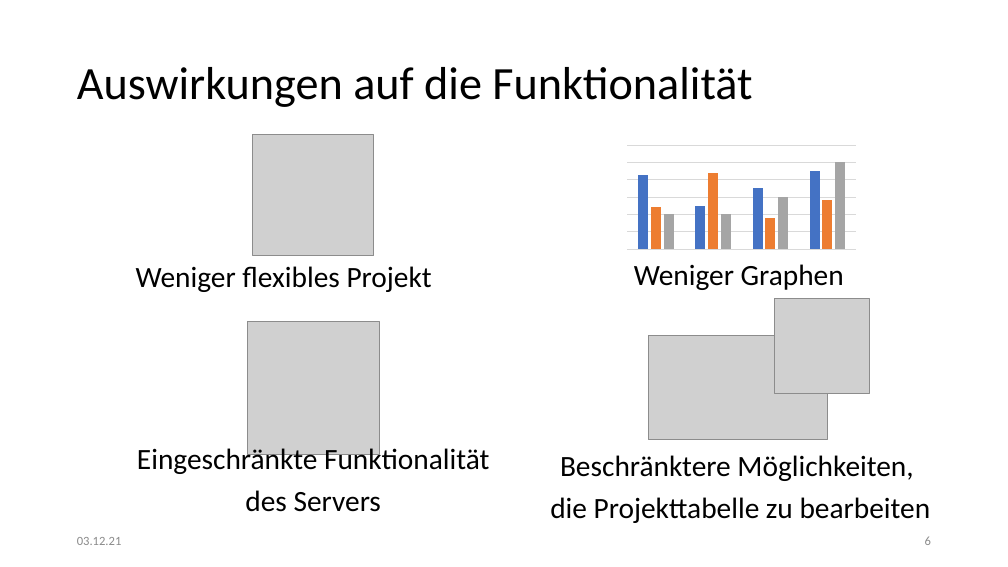
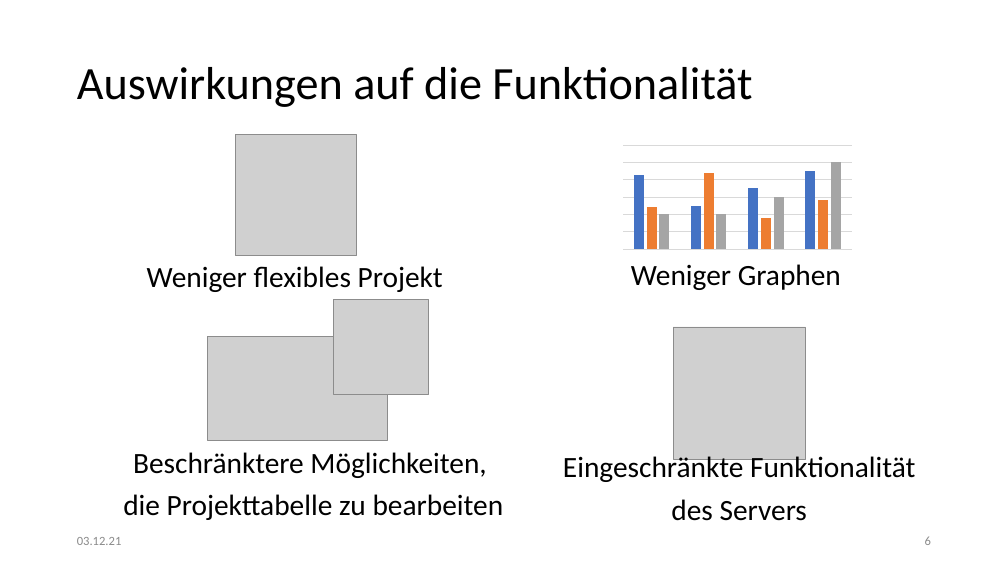
Before and after one commit to kittyahy/PSEAppGruppe2, a slide deck: slide 6 of Praesentationen/01-Definitionsphase/Präsentation.pptx. Drawn at 1008x567 pixels with LibreOffice and Linux fonts; fonts in the diff are those of the drawing; grey boxes stand for pictures. Boxes give left, top, right and bottom in pixels: in the first picture for what was removed or moved away, otherwise in the second. Text is boxed around its words. In the diff, an @@ line names an element or a change of style, - is before the commit and + after.

```diff
--- a/Praesentationen/01-Definitionsphase/Präsentation.pptx
+++ b/Praesentationen/01-Definitionsphase/Präsentation.pptx
@@ picture: place and size @@
-picture at <box>253,135,374,256</box>
+picture at <box>236,135,357,256</box>
@@ column chart: place and size @@
-column chart at <box>627,140,856,257</box>
+column chart at <box>623,140,852,257</box>
@@ text "Weniger flexibles Projekt": place and size @@
-text "Weniger flexibles Projekt" at <box>136,266,432,292</box>
+text "Weniger flexibles Projekt" at <box>147,266,443,292</box>
@@ picture: place and size @@
-picture at <box>774,299,870,394</box>
+picture at <box>334,299,430,395</box>
@@ picture: place and size @@
-picture at <box>247,321,380,454</box>
+picture at <box>673,327,805,459</box>
@@ picture: place and size @@
-picture at <box>648,336,827,439</box>
+picture at <box>208,337,387,440</box>
@@ text "Beschränktere Möglichkeiten,": place and size @@
-text "Beschränktere Möglichkeiten," at <box>550,455,931,523</box>
+text "Beschränktere Möglichkeiten," at <box>123,452,504,520</box>
@@ text "Eingeschränkte Funktionalität": place and size @@
-text "Eingeschränkte Funktionalität" at <box>137,444,489,512</box>
+text "Eingeschränkte Funktionalität" at <box>563,453,915,521</box>
```
Also in this commit, not shown: 1 other slide changed.
